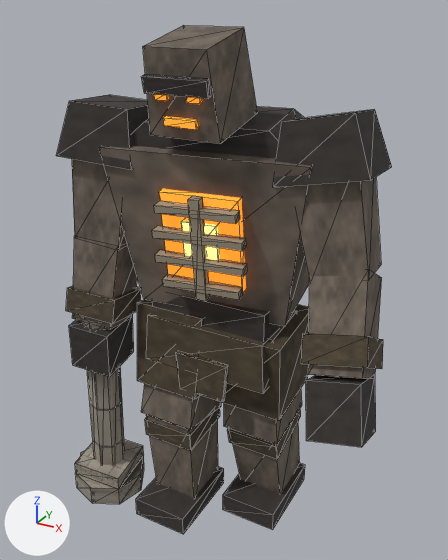
The glTF model assets/models/giant.glb as it was, and as the next commit left it.
The view is the same before and after, from a 50 mm lens placed at (3.29, -6.0, 6.26), pointed at (0.02, -0.05, 3.29). Lighting does not change. The marker at lower left points along +X, +Y and +Z. The picture after the commit comes second. Mesh edges are drawn as thin lines. Where no turn or scale is listed for an object, it has been applied to the vertices.

Objects in the first picture: 'chest', 'column', 'forearm_L', 'forearm_R', 'hand_L', 'head', 'hips', 'shin_R', 'thigh_L', 'thigh_R', 'upper_arm_L', 'upper_arm_R' and 4 more.
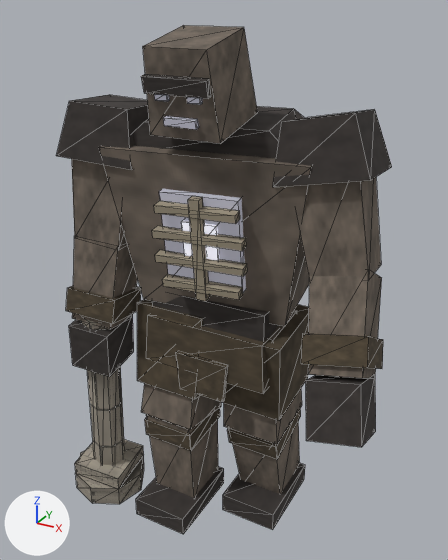
What differs and where, as boxes [x1, y1, x2, y2] in the pictures (448 x 560 px):
```json
{"object": "chest", "change": "recoloured", "before": [153, 156, 260, 297], "after": [153, 156, 260, 297], "on screen": "orange to grey"}
{"object": "head", "change": "recoloured", "before": [151, 91, 209, 134], "after": [151, 91, 209, 134]}
```

Scene script edits in JSON lines:
```json
{"op": "set", "path": "mat_t_flame.base_color", "old": "(1.0, 0.319, 0.0331)", "new": "(0.342, 0.342, 0.393)", "note": "orange #ff9933 -> grey #9e9ea8"}
{"op": "set", "path": "mat_t_flame.emission_color", "old": "(1.0, 0.263, 0.0196)", "new": "(0.147, 0.147, 0.179)", "note": "orange #ff8c26 -> grey #6b6b75"}
{"op": "set", "path": "mat_t_core.emission_color", "old": "(1.0, 0.787, 0.263)", "new": "(0.523, 0.523, 0.604)", "note": "yellow #ffe58c -> light grey #bfbfcc"}
```
